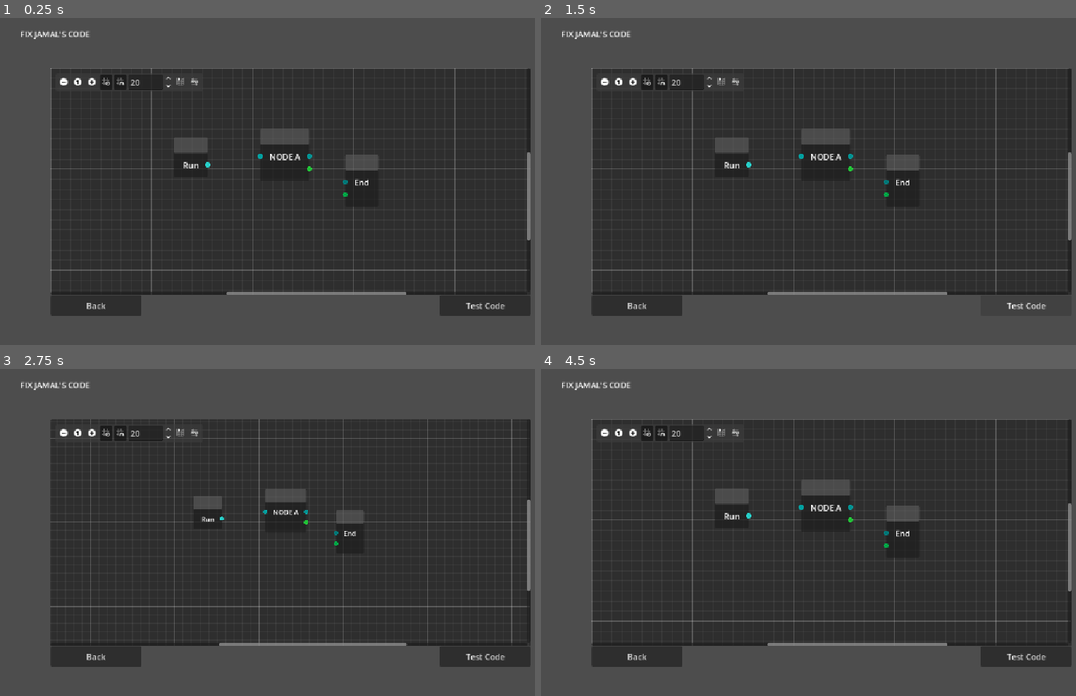
Above: before the commit, frames 1-4 (two rows, left to right).
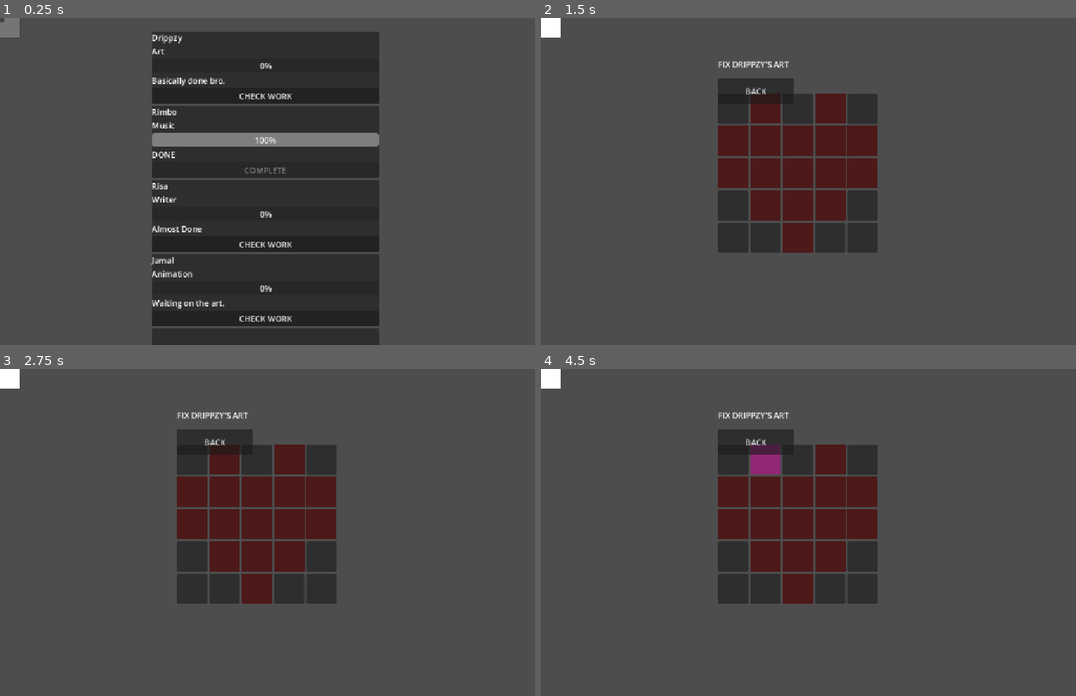
Above: after the commit, the same moments.

Repository: aadhyap/soloDev
Game: Godot game, scene res://dashboard.tscn
Same seed, same stepped clock (60 frames per second), same inputs: the game is played once before the commit and once after it. Before the commit the project starts from res://programming_minigame.tscn.
Inputs (mouse positions are in pixels of both pictures, inside the frame that each line leads up to):
- Up to frame 1 (0.25 s): no input
- Up to frame 2 (1.5 s): click (808, 96) at 0.5 s, where only the run after the commit has a clickable "CHECK WORK"; click (1027, 305) at 1.25 s, where only the run before the commit has a clickable "Test Code"
- Up to frame 3 (2.75 s): click (64, 434) at 2.02 s
- Up to frame 4 (4.5 s): click (733, 460) at 2.77 s; click (765, 460) at 3.52 s; click (631, 434) at 4.27 s

The runs differ from the first frame. In frame 1, 44% of the frame differs, in the area x 0-100%, y 0-100%; in frame 2, 48%; in frame 3, 48%; in frame 4, 49%, in the area x 0-100%, y 0-92%.

Commit message:
programming test

Diff:
--- a/dashboard.tscn
+++ b/dashboard.tscn
@@ -18,9 +18,8 @@
 [node name="VBoxContainer" type="VBoxContainer" parent="." unique_id=974702080]
 layout_mode = 0
 offset_left = 300.0
-offset_top = 150.0
-offset_right = 340.0
-offset_bottom = 233.0
+offset_right = 750.0
+offset_bottom = 675.0
 offset_transform_position = Vector2(500, 500)
 
 [node name="Label" type="Label" parent="VBoxContainer" unique_id=1687898848]
--- a/game_state.gd
+++ b/game_state.gd
@@ -11,7 +11,8 @@
 	preload("res://gameTasks/drawing1.tres"),
 	preload("res://gameTasks/drawing2.tres"),
 	preload("res://gameTasks/writing1.tres"),
-	preload("res://gameTasks/writing2.tres")
+	preload("res://gameTasks/writing2.tres"),
+	preload("res://gameTasks/programming1.tres")
 ]
 
 var current_task: GameTask = null
--- a/programming_minigame.gd
+++ b/programming_minigame.gd
@@ -1,6 +1,9 @@
 extends Control
 
 @onready var graph: GraphEdit = $GraphEdit
+
+var level_data: ProgrammingTaskData
+
 
 const PORT_TYPES = {
 	"blue": {
@@ -30,7 +33,7 @@
 	graph.connection_request.connect(_on_connection_request)
 	graph.disconnection_request.connect(_on_disconnection_request)
 
-	# Allow same-color connections.
+	# Only allow matching port types/colors.
 	for port_data in PORT_TYPES.values():
 		var type = port_data["type"]
 		graph.add_valid_connection_type(type, type)
@@ -39,13 +42,13 @@
 		print("NO CURRENT TASK")
 		return
 
-	var data = GameState.current_task.task_data as ProgrammingTaskData
-
-	if data == null:
+	level_data = GameState.current_task.task_data as ProgrammingTaskData
+
+	if level_data == null:
 		print("NO PROGRAMMING TASK DATA")
 		return
 
-	create_level(data)
+	create_level(level_data)
 
 
 func create_level(data: ProgrammingTaskData):
@@ -70,6 +73,7 @@
 
 	for i in range(row_count):
 		var row = Label.new()
+
 		row.text = " "
 		row.custom_minimum_size = Vector2(140, 35)
 
@@ -84,15 +88,22 @@
 		var output_type = 0
 		var output_color = Color.WHITE
 
+
 		if has_input:
 			var input_name = data.input_colors[i]
-			input_type = PORT_TYPES[input_name]["type"]
-			input_color = PORT_TYPES[input_name]["color"]
+
+			if PORT_TYPES.has(input_name):
+				input_type = PORT_TYPES[input_name]["type"]
+				input_color = PORT_TYPES[input_name]["color"]
+
 
 		if has_output:
 			var output_name = data.output_colors[i]
-			output_type = PORT_TYPES[output_name]["type"]
-			output_color = PORT_TYPES[output_name]["color"]
+
+			if PORT_TYPES.has(output_name):
+				output_type = PORT_TYPES[output_name]["type"]
+				output_color = PORT_TYPES[output_name]["color"]
+
 
 		node.set_slot(
 			i,
@@ -139,3 +150,66 @@
 		to_node,
 		to_port
 	)
+
+
+func _on_test_button_pressed():
+	test_code()
+
+
+func test_code():
+	if level_data == null:
+		print("NO LEVEL DATA")
+		return
+
+	var current_connections = graph.get_connection_list()
+
+	# Wrong number of wires = immediately incorrect.
+	if current_connections.size() != level_data.correct_connections.size():
+		print("CODE FAILED")
+		return
+
+	# Check every required connection exists.
+	for correct_connection in level_data.correct_connections:
+		var found := false
+
+		for current_connection in current_connections:
+			var from_node = String(current_connection["from_node"])
+			var from_port = int(current_connection["from_port"])
+
+			var to_node = String(current_connection["to_node"])
+			var to_port = int(current_connection["to_port"])
+
+			if (
+				from_node == correct_connection.from_node_id
+				and from_port == correct_connection.from_port
+				and to_node == correct_connection.to_node_id
+				and to_port == correct_connection.to_port
+			):
+				found = true
+				break
+
+		if not found:
+			print("CODE FAILED")
+			return
+
+	# If we made it through every required connection:
+	programming_complete()
+
+
+func programming_complete():
+	print("CODE WORKS!")
+
+	GameState.complete_current_task()
+	GameState.current_task = null
+
+	get_tree().change_scene_to_file(
+		"res://dashboard.tscn"
+	)
+
+
+func _on_back_pressed():
+	GameState.current_task = null
+
+	get_tree().change_scene_to_file(
+		"res://dashboard.tscn"
+	)
--- a/programming_minigame.tscn
+++ b/programming_minigame.tscn
@@ -26,96 +26,6 @@
 minimap_enabled = false
 minimap_size = Vector2(1000, 500)
 
-[node name="RunNode" type="GraphNode" parent="GraphEdit" unique_id=1575401520]
-layout_mode = 0
-offset_left = 244.0
-offset_top = 137.0
-offset_right = 311.0
-offset_bottom = 215.0
-mouse_filter = 1
-position_offset = Vector2(244, 137)
-slot/0/left_enabled = false
-slot/0/left_type = 0
-slot/0/left_color = Color(1, 1, 1, 1)
-slot/0/left_icon = null
-slot/0/right_enabled = true
-slot/0/right_type = 0
-slot/0/right_color = Color(0.1764706, 1, 0.96862745, 1)
-slot/0/right_icon = null
-slot/0/draw_stylebox = true
-
-[node name="RunLabel" type="Label" parent="GraphEdit/RunNode" unique_id=541154766]
-layout_mode = 2
-text = "Run"
-
-[node name="NodeA" type="GraphNode" parent="GraphEdit" unique_id=1054653635]
-layout_mode = 0
-offset_left = 415.0
-offset_top = 120.0
-offset_right = 512.0
-offset_bottom = 223.0
-mouse_filter = 1
-position_offset = Vector2(415, 120)
-slot/0/left_enabled = true
-slot/0/left_type = 0
-slot/0/left_color = Color(4.1392445e-06, 0.76434255, 0.7643427, 1)
-slot/0/left_icon = null
-slot/0/right_enabled = true
-slot/0/right_type = 0
-slot/0/right_color = Color(0, 0.70870304, 0.70870304, 1)
-slot/0/right_icon = null
-slot/0/draw_stylebox = true
-slot/1/left_enabled = false
-slot/1/left_type = 0
-slot/1/left_color = Color(1, 1, 1, 1)
-slot/1/left_icon = null
-slot/1/right_enabled = true
-slot/1/right_type = 0
-slot/1/right_color = Color(0.14796004, 0.9358893, 0.25326657, 1)
-slot/1/right_icon = null
-slot/1/draw_stylebox = true
-
-[node name="BlueRow" type="Label" parent="GraphEdit/NodeA" unique_id=1538910562]
-layout_mode = 2
-text = "NODE A"
-
-[node name="GreenRow" type="Label" parent="GraphEdit/NodeA" unique_id=1369809716]
-layout_mode = 2
-
-[node name="EndNode" type="GraphNode" parent="GraphEdit" unique_id=107897897]
-layout_mode = 0
-offset_left = 583.0
-offset_top = 171.0
-offset_right = 649.0
-offset_bottom = 274.0
-mouse_filter = 1
-position_offset = Vector2(583, 171)
-slot/0/left_enabled = true
-slot/0/left_type = 0
-slot/0/left_color = Color(1.3957917e-06, 0.5727729, 0.57278943, 1)
-slot/0/left_icon = null
-slot/0/right_enabled = false
-slot/0/right_type = 0
-slot/0/right_color = Color(1, 1, 1, 1)
-slot/0/right_icon = null
-slot/0/draw_stylebox = true
-slot/1/left_enabled = true
-slot/1/left_type = 0
-slot/1/left_color = Color(5.390644e-06, 0.80101126, 0.32772288, 1)
-slot/1/left_icon = null
-slot/1/right_enabled = false
-slot/1/right_type = 0
-slot/1/right_color = Color(1, 1, 1, 1)
-slot/1/right_icon = null
-slot/1/draw_stylebox = true
-
-[node name="BlueRow" type="Label" parent="GraphEdit/EndNode" unique_id=1408068392]
-layout_mode = 2
-text = "End"
-
-[node name="GreenRow" type="Label" parent="GraphEdit/EndNode" unique_id=21153715]
-layout_mode = 2
-
 [node name="TestButton" type="Button" parent="." unique_id=1069688972]
 layout_mode = 0
 offset_left = 870.0
@@ -132,3 +42,5 @@
 offset_bottom = 590.0
 text = "Back
 "
+
+[connection signal="pressed" from="TestButton" to="." method="_on_test_button_pressed"]
--- a/project.godot
+++ b/project.godot
@@ -11,7 +11,7 @@
 [application]
 
 config/name="SoloDev"
-run/main_scene="uid://bvutdfc48wxai"
+run/main_scene="uid://b30bt5klbvwh5"
 config/features=PackedStringArray("4.7", "Forward Plus")
 config/icon="res://icon.svg"
 
--- a/team_member_card.gd
+++ b/team_member_card.gd
@@ -49,6 +49,9 @@
 	elif task.role_name == "Writing":
 		get_tree().change_scene_to_file("res://writing_minigame.tscn")
 
+	elif task.role_name == "Programming":
+		get_tree().change_scene_to_file("res://programming_minigame.tscn")
+
 func _on_open_button_pressed():
 	if member == null:
 		return
Renamed: gameTasks/programming_1.tres -> gameTasks/programming1.tres
